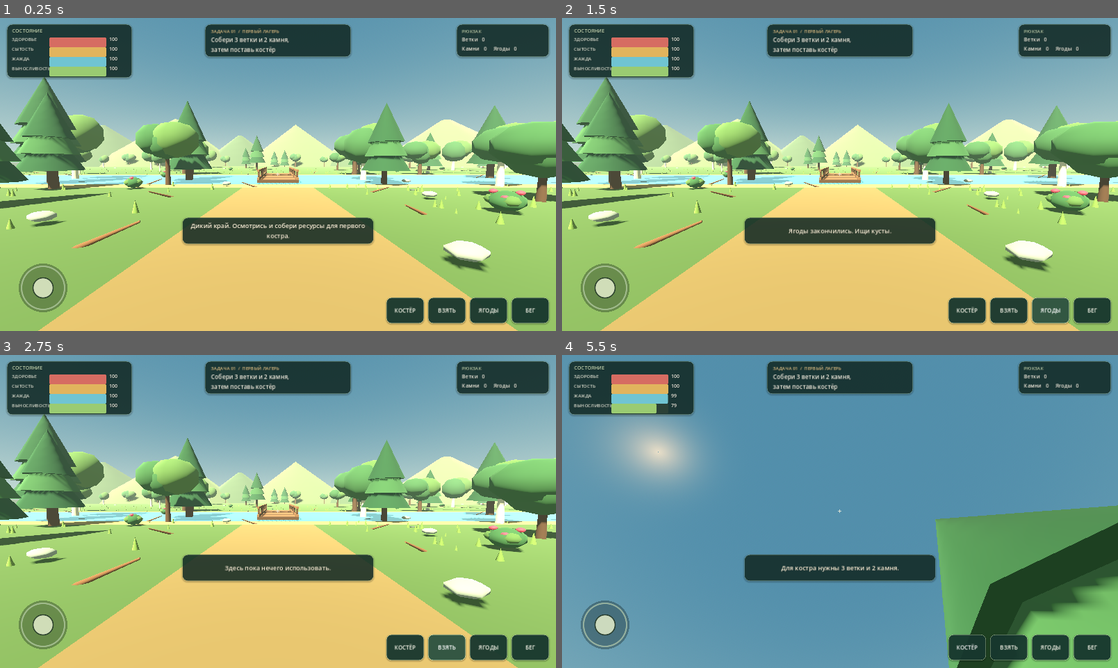
Above: before the commit, frames 1-4 (two rows, left to right).
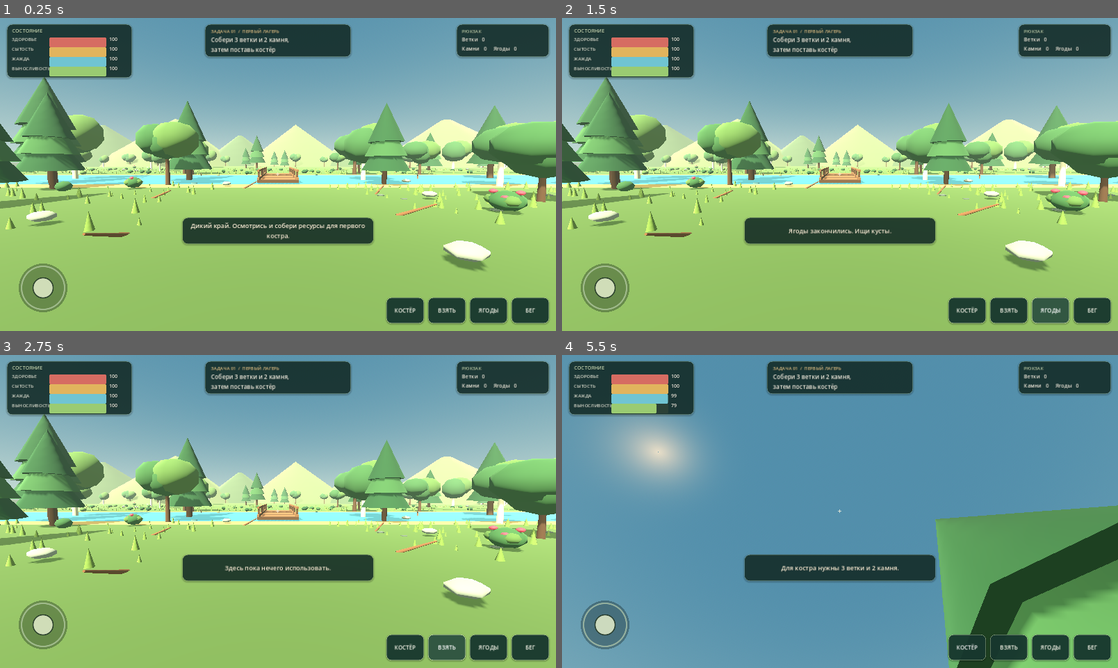
Above: after the commit, the same moments.

Repository: timurasfandiarov914-coder/gaymes
Game: Godot game, scene res://scenes/main.tscn
Same seed, same stepped clock (60 frames per second), same inputs: the game is played once before the commit and once after it.
Inputs (mouse positions are in pixels of both pictures, inside the frame that each line leads up to):
- Up to frame 1 (0.25 s): no input
- Up to frame 2 (1.5 s): click "БЕГ" at 0.5 s; click "ЯГОДЫ" at 1.25 s
- Up to frame 3 (2.75 s): click "ВЗЯТЬ" at 2 s
- Up to frame 4 (5.5 s): click "КОСТЁР" at 2.75 s; tap Enter at 3.5 s; move the mouse to (867, 511) at 3.52 s; hold W from 3.53 s (still down); tap E at 3.6 s; tap Space at 4.25 s; move the mouse to (812, 511) at 4.27 s; tap F at 4.35 s; move the mouse to (851, 505) at 5.02 s; tap B at 5.1 s

The runs differ from the first frame. In frame 1, 23% of the frame differs, in the area x 0-100%, y 33-100%; in frame 2, 23%; in frame 3, 23%; in frame 4, 1.3%.

Commit message:
Blend forest trail, enrich grass and tune water and shadows

Diff:
--- a/scripts/main.gd
+++ b/scripts/main.gd
@@ -54,7 +54,7 @@
 	_materials["ground"] = _material(Color("#587344"))
 	_materials["grass"] = _material(Color("#708c50"))
 	_materials["grass_detail"] = _material(Color("#7c984f"))
-	_materials["path"] = _material(Color("#8c774f"))
+	_materials["path"] = _material(Color("#84764f"))
 	_materials["sand"] = _material(Color("#a99363"))
 	_materials["wood"] = _material(Color("#876044"))
 	_materials["bark"] = _material(Color("#604531"))
@@ -67,8 +67,8 @@
 	_materials["stone_dark"] = _material(Color("#66756c"))
 	_materials["mountain1"] = _material(Color("#566b50"))
 	_materials["mountain2"] = _material(Color("#71805a"))
-	_materials["water"] = _material(Color("#3e9ba9"), 0.24, Color("#286c78"), 0.08)
-	_materials["water_glint"] = _material(Color("#b9e7d9", 0.38), 0.3, Color("#8fd6cf"))
+	_materials["water"] = _material(Color("#347986"), 0.42, Color("#214f5a"), 0.01)
+	_materials["water_glint"] = _material(Color("#a8d2cc", 0.28), 0.48, Color("#548f91"))
 	_materials["berry"] = _material(Color("#d84f55"), 0.65, Color("#751b30"))
 	_materials["fire"] = _material(Color("#ff9b35"), 0.4, Color("#ff712d"))
 
@@ -116,6 +116,9 @@
 	sun.light_color = Color("#f1dfbd")
 	sun.light_energy = 0.88
 	sun.shadow_enabled = true
+	sun.shadow_blur = 1.35
+	sun.shadow_opacity = 0.78
+	sun.directional_shadow_max_distance = 85.0
 	add_child(sun)
 
 func _build_ground() -> void:
@@ -136,14 +139,56 @@
 	body.add_child(collision)
 	add_child(body)
 
-	# A readable footpath leads the eye from the starting point to the crossing.
+	# A softly blended trail ribbon uses vertex colours instead of a heavy terrain shader.
 	var path := MeshInstance3D.new()
 	path.name = "WornForestTrail"
-	var path_mesh := PlaneMesh.new()
-	path_mesh.size = Vector2(4.6, 17.0)
-	path.mesh = path_mesh
-	path.material_override = _materials["path"]
-	path.position = Vector3(0.0, 0.012, -7.9)
+	var trail_mesh := ArrayMesh.new()
+	var trail_vertices := PackedVector3Array()
+	var trail_normals := PackedVector3Array()
+	var trail_colors := PackedColorArray()
+	var trail_indices := PackedInt32Array()
+	var trail_rows := 22
+	var trail_columns := 11
+	var trail_start_z := 0.35
+	var trail_end_z := STREAM_Z + 7.1
+	var trail_color: Color = (_materials["path"] as StandardMaterial3D).albedo_color
+	var ground_color: Color = (_materials["ground"] as StandardMaterial3D).albedo_color
+	for row in range(trail_rows):
+		var progress := float(row) / float(trail_rows - 1)
+		var z := lerpf(trail_start_z, trail_end_z, progress)
+		var half_width := 2.05 + sin(progress * PI * 2.0) * 0.16 + sin(progress * PI * 5.0) * 0.07
+		var curve_x := sin(progress * PI * 2.0) * 0.24 + sin(progress * PI * 4.0) * 0.06
+		var end_fade := clampf(minf(progress / 0.14, (1.0 - progress) / 0.14), 0.0, 1.0)
+		end_fade = end_fade * end_fade * (3.0 - 2.0 * end_fade)
+		for column in range(trail_columns):
+			var lateral := lerpf(-1.0, 1.0, float(column) / float(trail_columns - 1))
+			var edge := clampf((absf(lateral) - 0.48) / 0.52, 0.0, 1.0)
+			edge = edge * edge * (3.0 - 2.0 * edge)
+			var vertex_color := trail_color.lerp(ground_color, edge)
+			vertex_color = ground_color.lerp(vertex_color, end_fade)
+			trail_vertices.append(Vector3(curve_x + lateral * half_width, 0.014, z))
+			trail_normals.append(Vector3.UP)
+			trail_colors.append(vertex_color)
+	for row in range(trail_rows - 1):
+		for column in range(trail_columns - 1):
+			var a := row * trail_columns + column
+			var b := a + 1
+			var c := (row + 1) * trail_columns + column
+			var d := c + 1
+			trail_indices.append_array(PackedInt32Array([a, b, c, b, d, c]))
+	var trail_arrays: Array = []
+	trail_arrays.resize(Mesh.ARRAY_MAX)
+	trail_arrays[Mesh.ARRAY_VERTEX] = trail_vertices
+	trail_arrays[Mesh.ARRAY_NORMAL] = trail_normals
+	trail_arrays[Mesh.ARRAY_COLOR] = trail_colors
+	trail_arrays[Mesh.ARRAY_INDEX] = trail_indices
+	trail_mesh.add_surface_from_arrays(Mesh.PRIMITIVE_TRIANGLES, trail_arrays)
+	var trail_material := StandardMaterial3D.new()
+	trail_material.vertex_color_use_as_albedo = true
+	trail_material.roughness = 1.0
+	path.mesh = trail_mesh
+	path.material_override = trail_material
+	path.cast_shadow = GeometryInstance3D.SHADOW_CASTING_SETTING_OFF
 	add_child(path)
 
 	# Irregular grassy clearings break up the flat colour without heavy textures.
@@ -325,7 +370,7 @@
 	add_child(tree)
 
 	var trunk_height := _rng.randf_range(2.35, 3.1)
-	var trunk_radius := _rng.randf_range(0.19, 0.27)
+	var trunk_radius := _rng.randf_range(0.16, 0.22)
 	var trunk_body := StaticBody3D.new()
 	trunk_body.position.y = trunk_height * 0.5
 	tree.add_child(trunk_body)
@@ -391,13 +436,13 @@
 	# MultiMesh keeps the little bits of grass cheap enough for a phone GPU.
 	var tuft_mesh := CylinderMesh.new()
 	tuft_mesh.top_radius = 0.0
-	tuft_mesh.bottom_radius = 0.085
-	tuft_mesh.height = 0.34
+	tuft_mesh.bottom_radius = 0.105
+	tuft_mesh.height = 0.42
 	tuft_mesh.radial_segments = 3
 	var tuft_multi := MultiMesh.new()
 	tuft_multi.transform_format = MultiMesh.TRANSFORM_3D
 	tuft_multi.mesh = tuft_mesh
-	tuft_multi.instance_count = 680
+	tuft_multi.instance_count = 1800
 	for i in range(tuft_multi.instance_count):
 		var x := _rng.randf_range(-47.0, 47.0)
 		var z := _rng.randf_range(-48.0, 35.0)
@@ -414,6 +459,52 @@
 	tufts.material_override = _materials["grass_detail"]
 	tufts.cast_shadow = GeometryInstance3D.SHADOW_CASTING_SETTING_OFF
 	add_child(tufts)
+
+	# Low-poly shrub clusters add variation without one scene node per bush.
+	var bush_mesh := SphereMesh.new()
+	bush_mesh.radius = 0.42
+	bush_mesh.height = 0.62
+	bush_mesh.radial_segments = 6
+	bush_mesh.rings = 3
+	var bush_multi := MultiMesh.new()
+	bush_multi.transform_format = MultiMesh.TRANSFORM_3D
+	bush_multi.use_colors = true
+	bush_multi.mesh = bush_mesh
+	bush_multi.instance_count = 125
+	var bush_tints: Array[Color] = [Color("#315c3c"), Color("#47744a"), Color("#63854e")]
+	for i in range(bush_multi.instance_count):
+		var bush_x := 0.0
+		var bush_z := 0.0
+		var valid_bush_position := false
+		for attempt in range(45):
+			bush_x = _rng.randf_range(-43.0, 43.0)
+			bush_z = _rng.randf_range(-45.0, 30.0)
+			if Vector2(bush_x, bush_z).length() < 8.0:
+				continue
+			if absf(bush_z - STREAM_Z) < 6.6:
+				continue
+			if bush_z > -15.0 and bush_z < 1.2 and absf(bush_x) < 3.6:
+				continue
+			valid_bush_position = true
+			break
+		if not valid_bush_position:
+			continue
+		var bush_scale_x := _rng.randf_range(0.65, 1.2)
+		var bush_scale_y := _rng.randf_range(0.72, 0.96)
+		var bush_scale_z := _rng.randf_range(0.65, 1.25)
+		var bush_basis := Basis(Vector3.UP, _rng.randf_range(0.0, TAU)).scaled(Vector3(bush_scale_x, bush_scale_y, bush_scale_z))
+		var bush_transform := Transform3D(bush_basis, Vector3(bush_x, 0.31 * bush_scale_y, bush_z))
+		bush_multi.set_instance_transform(i, bush_transform)
+		bush_multi.set_instance_color(i, bush_tints[_rng.randi_range(0, bush_tints.size() - 1)])
+	var bush_instance := MultiMeshInstance3D.new()
+	bush_instance.name = "ForestShrubs"
+	bush_instance.multimesh = bush_multi
+	var bush_material := StandardMaterial3D.new()
+	bush_material.vertex_color_use_as_albedo = true
+	bush_material.roughness = 1.0
+	bush_instance.material_override = bush_material
+	bush_instance.cast_shadow = GeometryInstance3D.SHADOW_CASTING_SETTING_OFF
+	add_child(bush_instance)
 
 	var pebble_mesh := SphereMesh.new()
 	pebble_mesh.radius = 0.28
